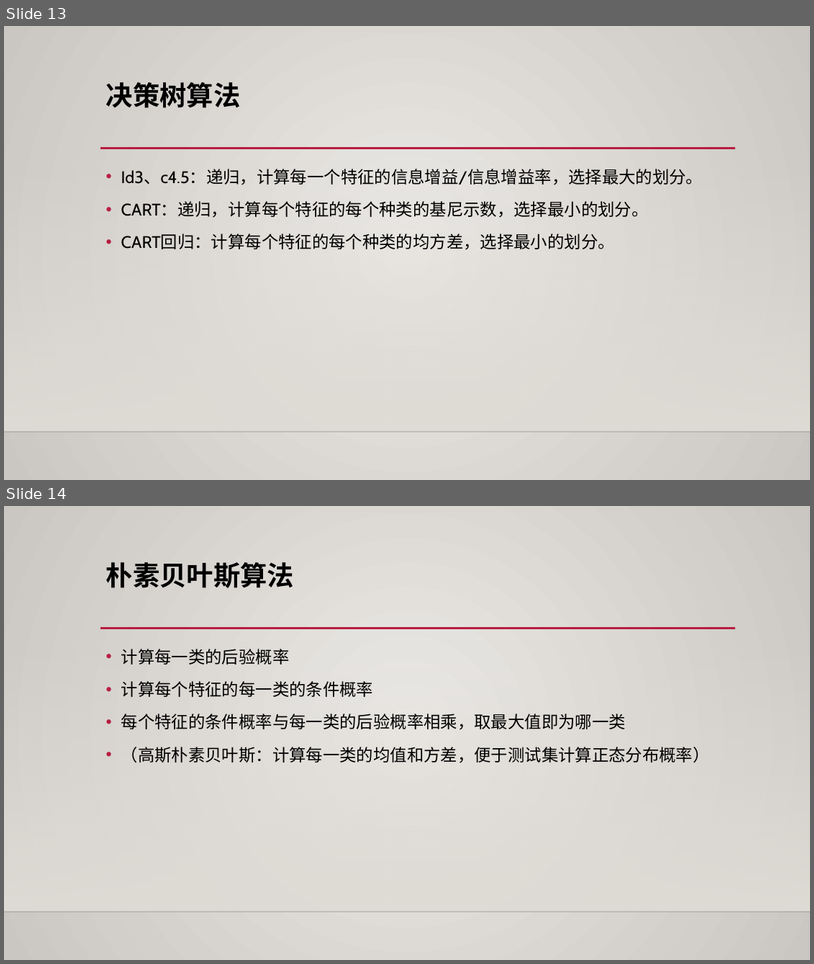
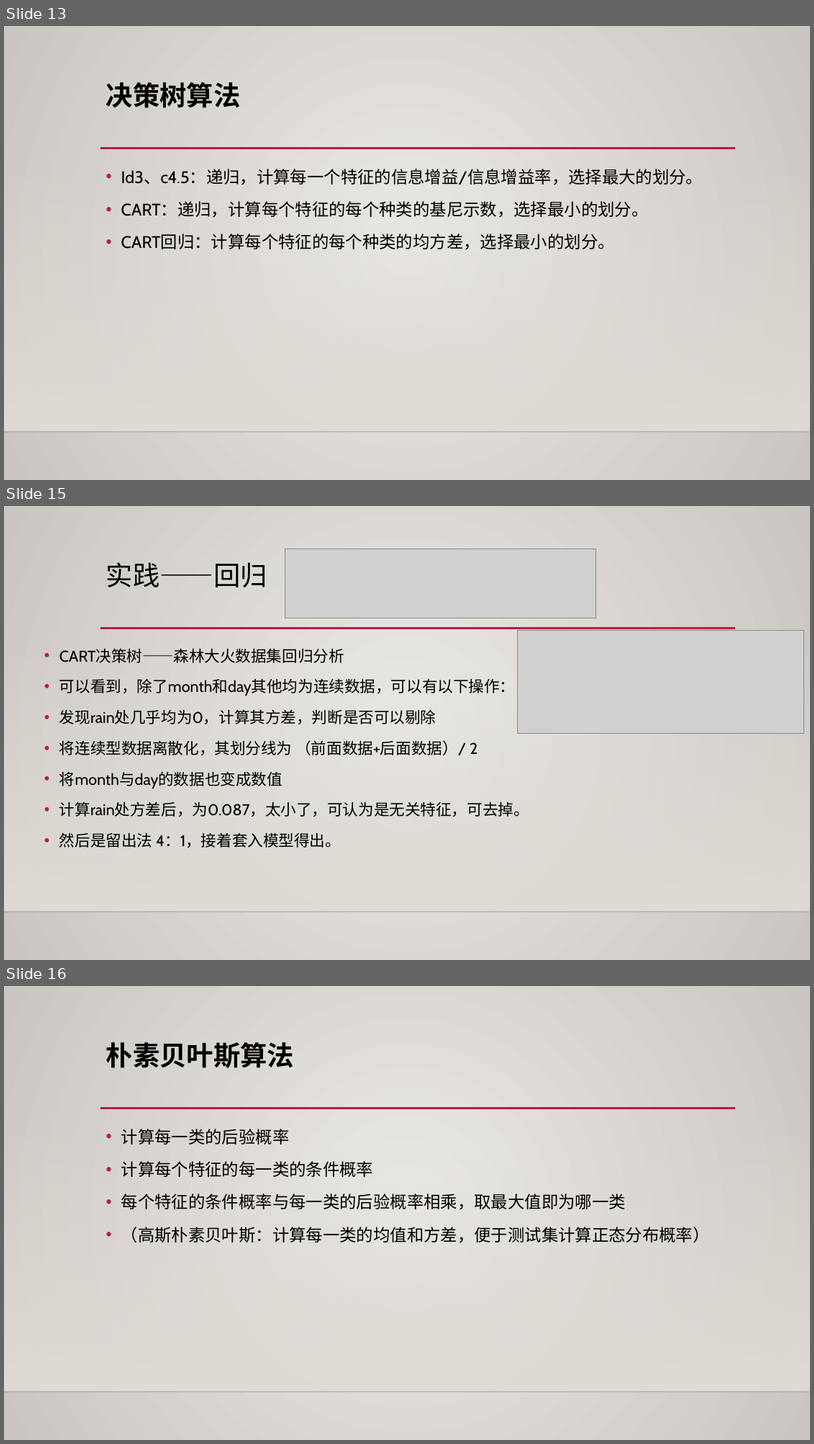
Before and after one commit to gjjshgu/cxk, a slide deck: 中期考核/答辩ppt.pptx. Shown one above the other, each under a label of ours: slides 13 and 14 before the commit, slides 13, 15 and 16 after it; the slides between them are not shown. The pictures are 814x964 and 814x1444 pixels, drawn with LibreOffice and Linux fonts; fonts in the diff are those of the drawing; grey boxes stand for pictures; background and template pictures are left out. Boxes give left, top, right and bottom in pixels: in the first picture for what was removed or moved away, otherwise in the second. Text is boxed around its words. In the diff, an @@ line names an element or a change of style, - is before the commit and + after.

```diff
--- a/中期考核/答辩ppt.pptx
+++ b/中期考核/答辩ppt.pptx
@@ slide 15 added at (x1=4, y1=506, x2=810, y2=960), background gradient #ECEAE7 to #CAC7C1; not listed: 3 template elements that a slide beside it also shows @@
@@ picture added at (x1=286, y1=548, x2=597, y2=618) @@
@@ title added at (x1=106, y1=562, x2=268, y2=587), 32 pt, text #000000 @@
+实践——回归
@@ picture added at (x1=518, y1=630, x2=805, y2=733) @@
@@ text added at (x1=59, y1=649, x2=530, y2=847), 18.5 pt, text #000000 @@
+• CART决策树——森林大火数据集回归分析
+• 可以看到，除了month和day其他均为连续数据，可以有以下操作：
+• 发现rain处几乎均为0，计算其方差，判断是否可以剔除
+• 将连续型数据离散化，其划分线为 （前面数据+后面数据）/ 2
+• 将month与day的数据也变成数值
+• 计算rain处方差后，为0.087，太小了，可认为是无关特征，可去掉。
+• 然后是留出法 4：1，接着套入模型得出。
@@ what was slide 14 is now slide 16 @@
```
Also in this commit, not shown: 1 other slide added.
